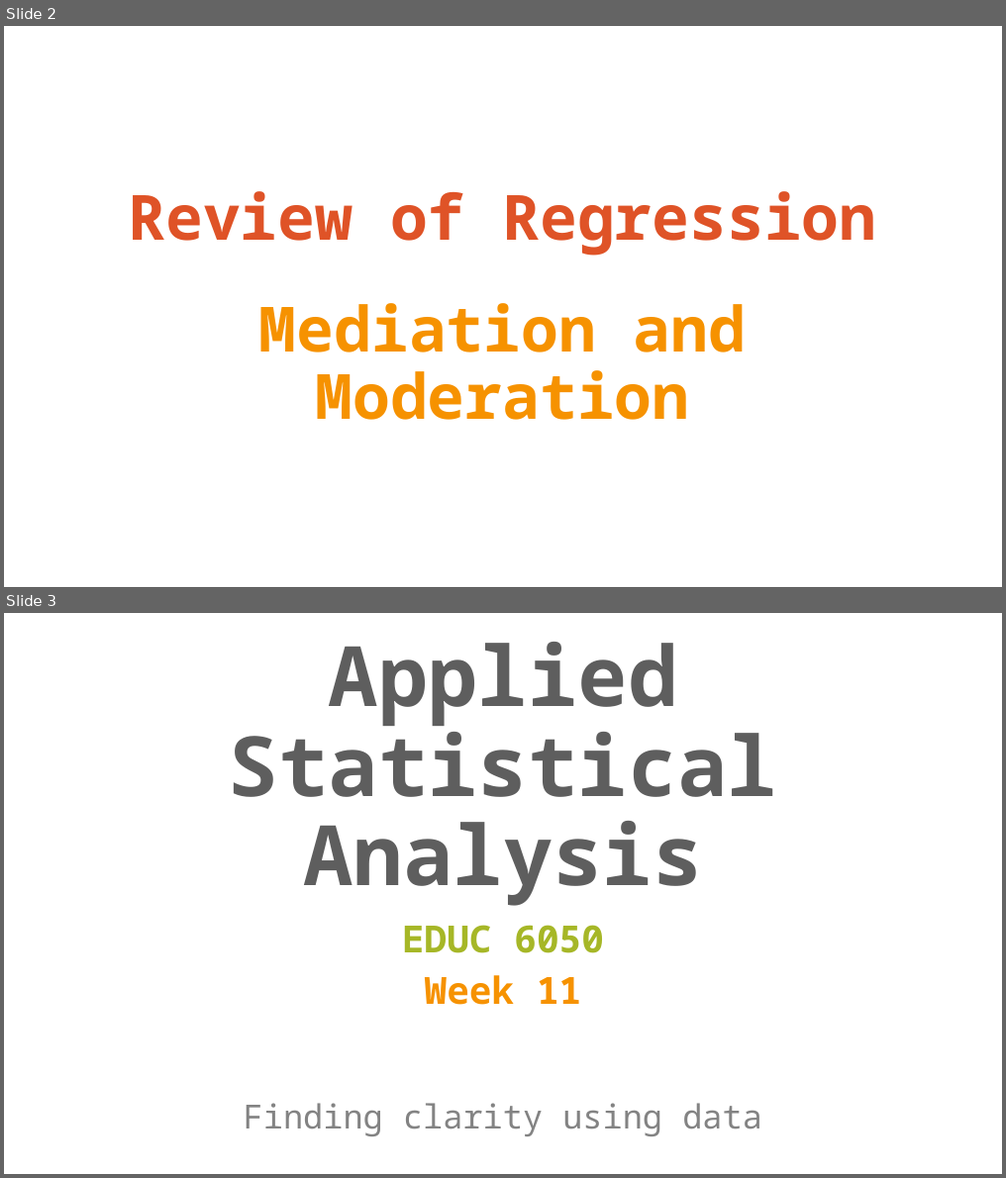
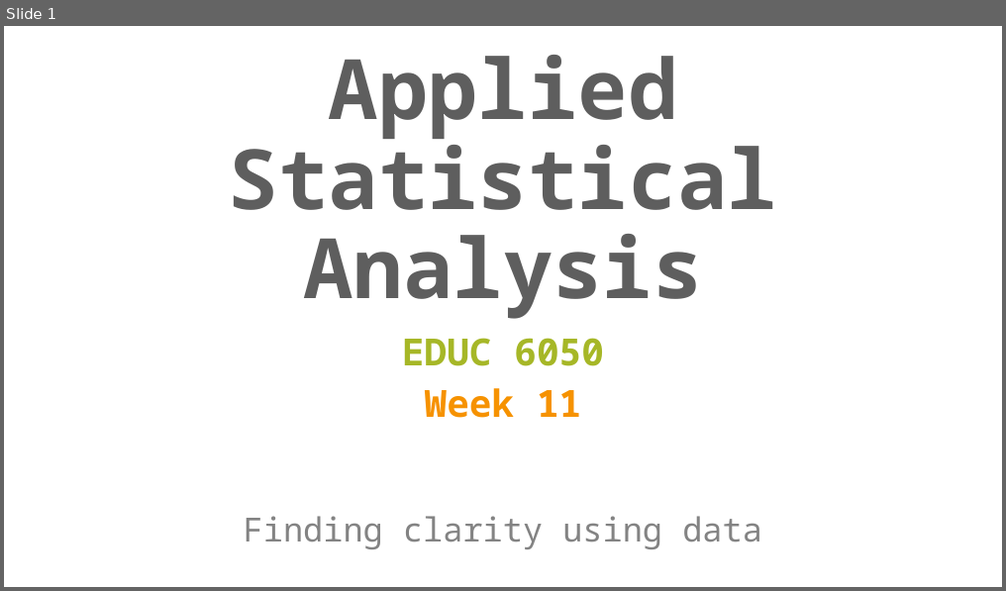
Before and after one commit to TysonStanley/EDU-6050, a slide deck: Slides/11_EDUC_6050_2018.pptx. Shown one above the other, each under a label of ours: slides 2 and 3 before the commit, slide 1 after it. The pictures are 1006x1178 and 1006x591 pixels, drawn with LibreOffice and Linux fonts; fonts in the diff are those of the drawing. Boxes give left, top, right and bottom in pixels: in the first picture for what was removed or moved away, otherwise in the second. Text is boxed around its words. In the diff, an @@ line names an element or a change of style, - is before the commit and + after.

```diff
--- a/Slides/11_EDUC_6050_2018.pptx
+++ b/Slides/11_EDUC_6050_2018.pptx
@@ slide 2 removed at (x1=4, y1=26, x2=1002, y2=587), background #FFFFFF @@
@@ title removed at (x1=128, y1=191, x2=877, y2=420) @@
-Review of Regression
-Mediation and Moderation
@@ what was slide 3 is now slide 1 @@
```
Also in this commit, not shown: 11 slides changed, 37 slides added, 7 other slides removed, 3 other files.
